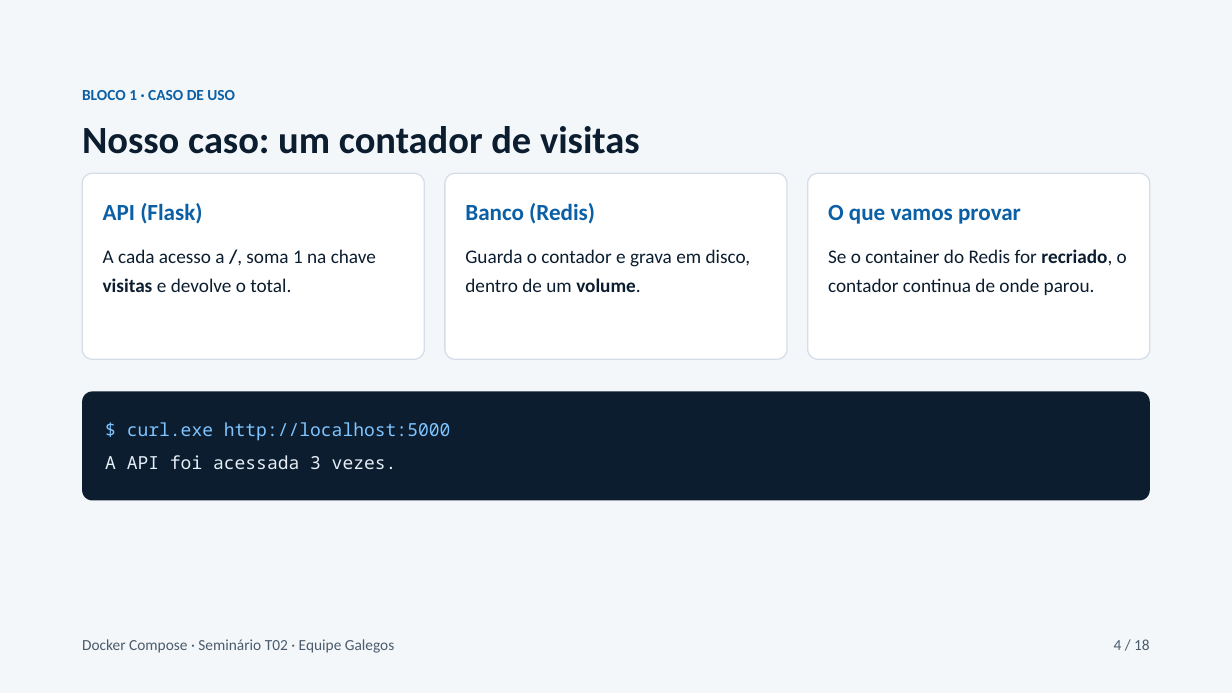
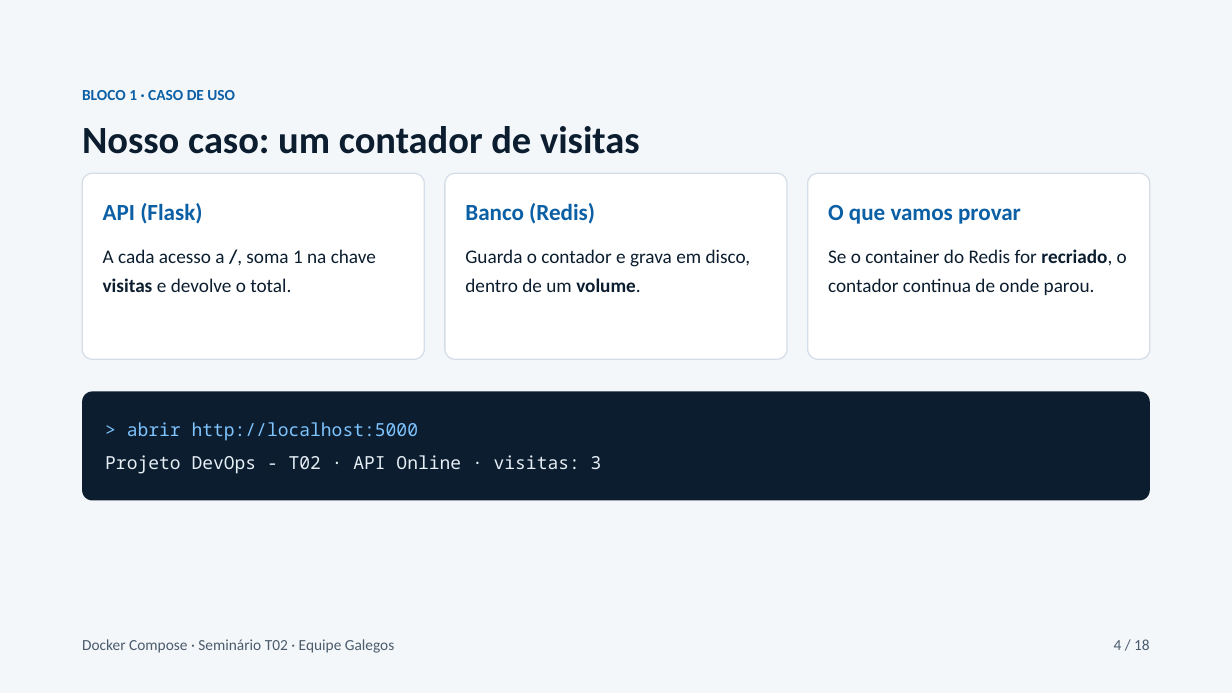
Before and after one commit to Italosantoss03/projetoDevOps, a slide deck: slide 4 of slides/Docker-Compose-T02.pptx. Drawn at 1232x693 pixels with LibreOffice and Linux fonts; fonts in the diff are those of the drawing. Boxes give left, top, right and bottom in pixels: in the first picture for what was removed or moved away, otherwise in the second. Text is boxed around its words. In the diff, an @@ line names an element or a change of style, - is before the commit and + after.

```diff
--- a/slides/Docker-Compose-T02.pptx
+++ b/slides/Docker-Compose-T02.pptx
@@ text at (105,422,602,474): text changed; text colour #7FC4FF to #E6EEF6 @@
-$ curl.exe http://localhost:5000
-A API foi acessada 3 vezes.
+> abrir http://localhost:5000
+Projeto DevOps - T02 · API Online · visitas: 3
```
Also in this commit, not shown: 3 other slides changed, 4 other files.
